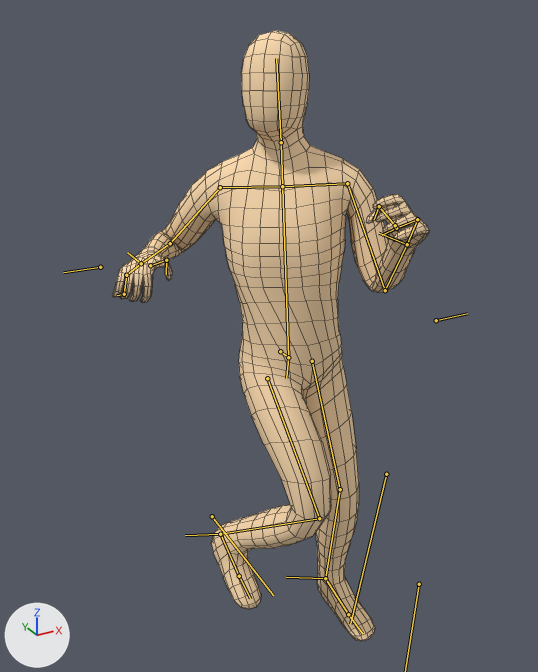
One commit to the Blender file Assets/Models/MaleModel.blend: the scene before it, then after it.
The view is the same before and after, from a 50 mm lens placed at (-0.978, -2.045, 1.857), pointed at (-0.036, -0.334, 1.001). The lights are fixed; the arrows at lower left show +X, +Y and +Z. Both versions are drawn at frame 12 of the action 'OneTwoKnee'; the numbers are the values there. The bones that bend it are drawn over the model as lines. Mesh edges are drawn as thin lines.

Names of what the first picture shows: 'HumanMale'.
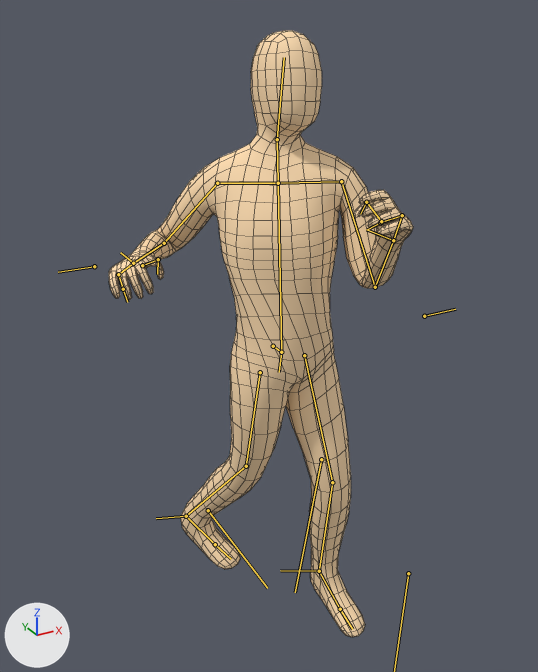
Changed parts and their boxes (x1, y1, x2, y2) in the pictures (538 x 672 px):
'HumanMale', posed
    before: (112, 30, 429, 641)
    after: (109, 30, 413, 637)
bone 'Root', root to tip
    before: (212, 516) to (273, 595)
    after: (208, 510) to (267, 588)
bone 'Foot.Left', root to tip
    before: (325, 578) to (348, 614)
    after: (319, 571) to (340, 609)
bone 'Back', root to tip
    before: (288, 357) to (282, 186)
    after: (281, 352) to (278, 183)
bone 'Head', root to tip
    before: (281, 142) to (276, 58)
    after: (277, 139) to (284, 57)
bone 'HandIK.Right.001', root to tip
    before: (141, 263) to (127, 252)
    after: (133, 263) to (120, 252)
bone 'HandIK.Left.001', root to tip
    before: (407, 244) to (379, 233)
    after: (393, 240) to (366, 229)
bone 'ShinIK.Right.001', root to tip
    before: (220, 534) to (185, 535)
    after: (186, 516) to (156, 518)

The change in detail:
Bone 'Root' (bone_root) moves from (0.0, 0.051, 0.0) to (0.0, 0.009, 0.0).
Bone 'Foot.Left' (bone_foot_left) turns from (-4, 5, -3) to (4, 4, -2) degrees about its own x, y and z.
Bone 'Back' (bone_back) turns from (-6, -34, -1) to (-9, -36, -3) degrees about its own x, y and z.
Bone 'Head' (bone_head) turns from (0, -12, 0) to (-3, 32, -9) degrees about its own x, y and z.
Bone 'HandIK.Right.001' (bone_handik_right_001) moves from (0.364, -0.247, -0.269) to (0.358, -0.247, -0.279).
Bone 'HandIK.Left.001' (bone_handik_left_001) moves from (-0.588, -0.758, -0.152) to (-0.596, -0.758, -0.152).
Bone 'ShinIK.Right.001' (bone_shinik_right_001) moves from (0.028, -0.351, 0.057) to (0.028, -0.065, 0.071).
